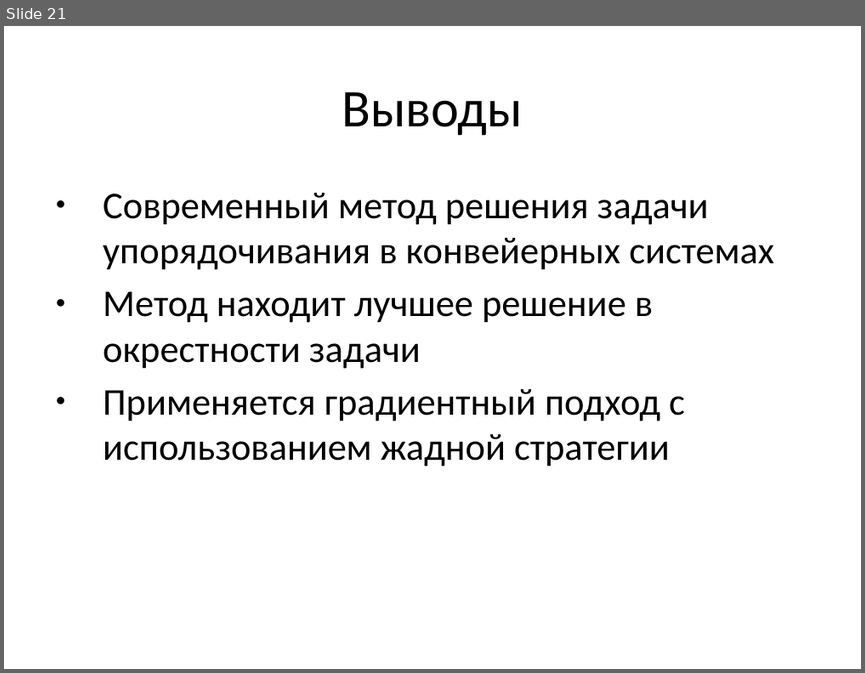
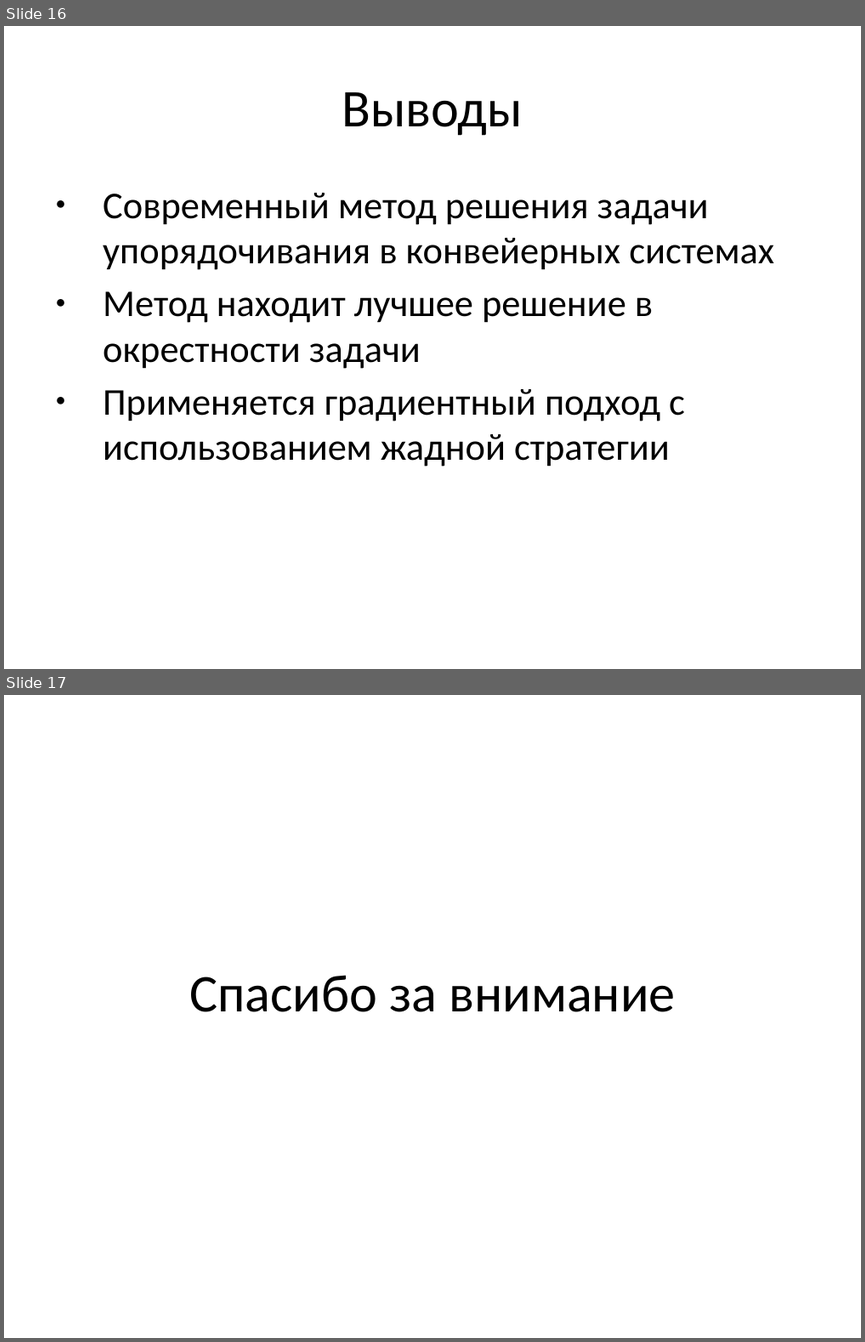
Before and after one commit to sasha2567/diplom, a slide deck: К защите/Саша/В диплом/На защиту/На защиту.pptx. Shown one above the other, each under a label of ours: slide 21 before the commit, slides 16 and 17 after it. The pictures are 865x673 and 865x1342 pixels, drawn with LibreOffice and Linux fonts; fonts in the diff are those of the drawing. Boxes give left, top, right and bottom in pixels: in the first picture for what was removed or moved away, otherwise in the second. Text is boxed around its words. In the diff, an @@ line names an element or a change of style, - is before the commit and + after.

```diff
--- a/К защите/Саша/В диплом/На защиту/На защиту.pptx
+++ b/К защите/Саша/В диплом/На защиту/На защиту.pptx
@@ slide 17 added at <box>4,695,861,1338</box>, background #FFFFFF @@
@@ title added at <box>189,975,675,1012</box>, 49 pt, text #000000 @@
+Спасибо за внимание
@@ what was slide 21 is now slide 16 @@
```
Also in this commit, not shown: 4 slides changed, 5 slides removed, 5 other files.
